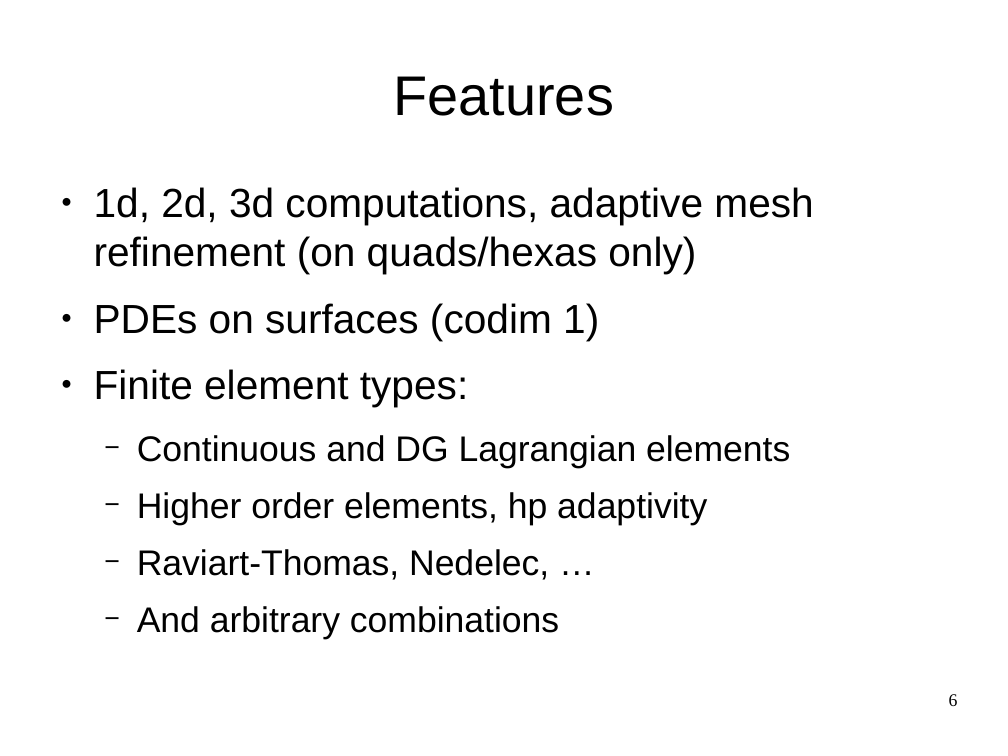
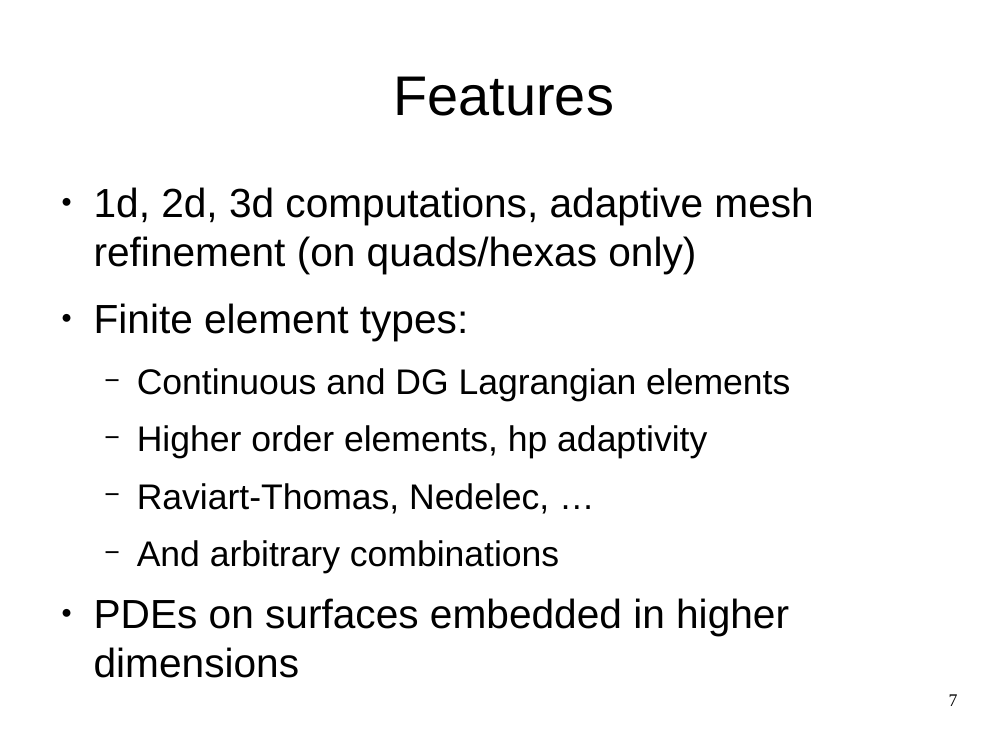
Before and after one commit to ndem0/deal.II-tutorial, a slide deck: slide 7 of slides.odp (slide 6 before the commit). Drawn at 1008x756 pixels with LibreOffice and Linux fonts; fonts in the diff are those of the drawing. Boxes give left, top, right and bottom in pixels: in the first picture for what was removed or moved away, otherwise in the second. Text is boxed around its words. In the diff, an @@ line names an element or a change of style, - is before the commit and + after.

```diff
--- a/slides.odp
+++ b/slides.odp
@@ text at box(94, 303, 599, 340): paragraph removed @@
-● PDEs on surfaces (codim 1)
@@ text at box(94, 598, 789, 636): paragraph added @@
+● PDEs on surfaces embedded in higher dimensions
@@ page number at box(949, 694, 958, 706): text changed @@
-6
+7
```
Also in this commit, not shown: 18 other slides changed, 1 slide added, 1 slide removed.
